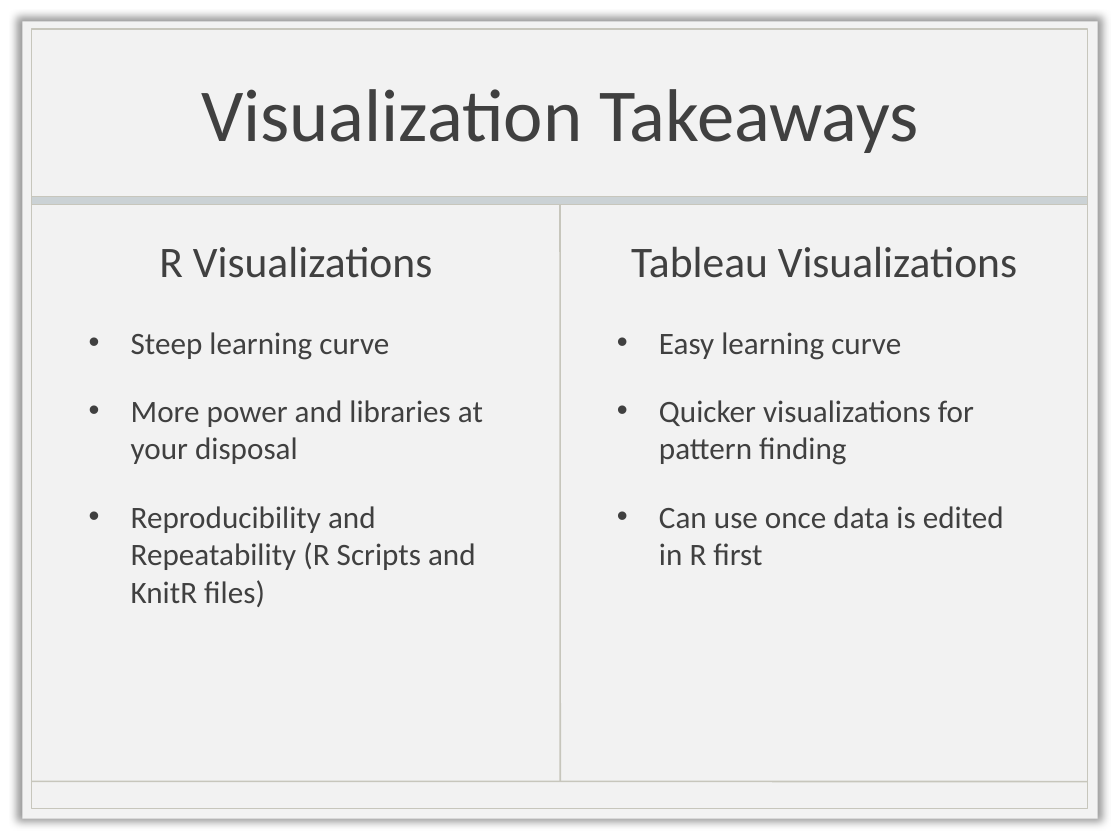
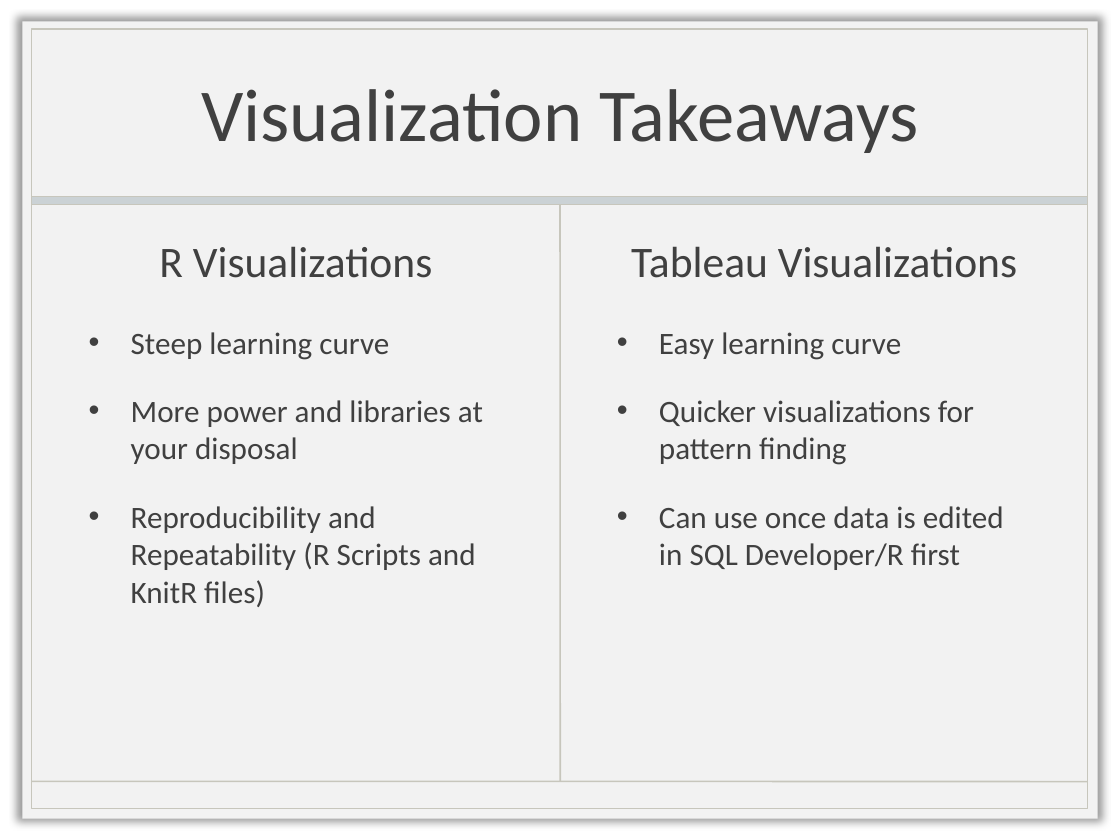
Before and after one commit to sjb2068/DV_FinalProject, a slide deck: slide 22 of CS329E Final Presentation (1).pptx. Drawn at 1120x840 pixels with LibreOffice and Linux fonts; fonts in the diff are those of the drawing; background and template pictures are left out. Boxes give left, top, right and bottom in pixels: in the first picture for what was removed or moved away, otherwise in the second. Text is boxed around its words. In the diff, an @@ line names an element or a change of style, - is before the commit and + after.

```diff
--- a/CS329E Final Presentation (1).pptx
+++ b/CS329E Final Presentation (1).pptx
@@ text at box(659, 506, 1004, 570): text changed @@
-• Can use once data is edited in R first
+• Can use once data is edited in SQL Developer/R first
```
Also in this commit, not shown: 3 other slides changed.
